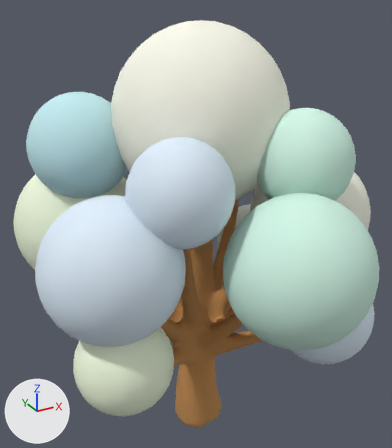
The glTF model studies/map-art/assets/oak-large.glb, before and after one commit.
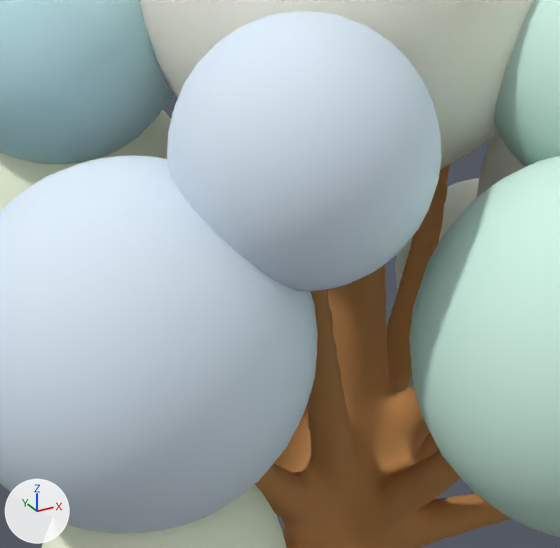
Each version appears first whole from a 50 mm lens placed at (-1.26, -2.26, 2.41), pointed at (0.0, 0.04, 1.26), and next in a close-up on the part from 15% to 72% of the width and 30% to 79% of the height. Every picture has the same lights, and +X, +Y and +Z are marked at lower left. The last two pictures show the newer version. Vertices at exactly the same position are counted once.

In view in the first close-up: 'Tree · independent spherical crown', 'Tree · visible rounded forks'.
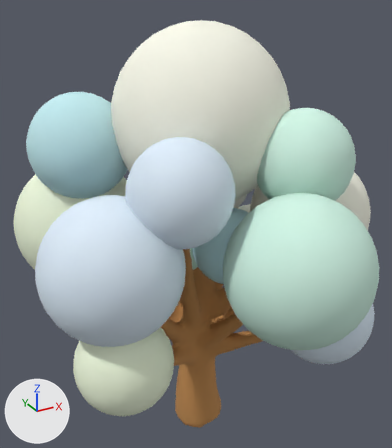
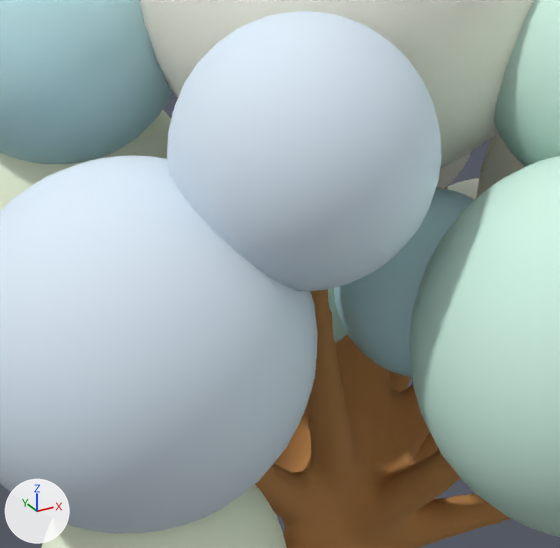
What differs and where, as boxes [x1, y1, x2, y2] in the close-ups (560 x 548 px):
part 1 of me_sphere, added
    after: [328, 288, 347, 343]
part 2 of me_sphere, added
    after: [436, 153, 471, 188]
part 3 of me_sphere, added (cyan)
    after: [334, 187, 474, 378]

The edits, one by one:
me_sphere is used by ob_tree___independent_spherical_crown; location (0.0, 0.0, 0.097).
me_sphere had 7644 vertices, 15232 faces and spanned x -0.91..0.97, y -0.99..0.93, z 0.51..2.17.
me_sphere now has 9282 vertices, 18496 faces and spans x -0.91..0.97, y -0.99..0.93, z 0.51..2.17.
me_sphere part 1: a new loose piece, a UV sphere (32 segments, 18 rings, poles along z) spanning x -0.32..0.07, y -0.14..0.24, z 0.91..1.31, in mat_separate_round_crown_clusters.
me_sphere part 2: a new loose piece, a UV sphere (32 segments, 18 rings, poles along z) spanning x -0.05..0.3, y -0.13..0.21, z 1.2..1.56, in mat_separate_round_crown_clusters.
me_sphere part 3: a new loose piece, a UV sphere (32 segments, 18 rings, poles along z) spanning x -0.15..0.22, y -0.43..-0.06, z 0.96..1.34, in mat_separate_round_crown_clusters.
